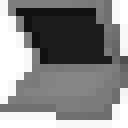
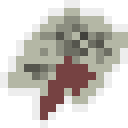
Layer changes from the first 128×128 image to the second:
added layer "icon_authorization" above "icon_computer" over [0, 0, 128, 128]
hid "icon_computer" over [0, 0, 128, 128]
